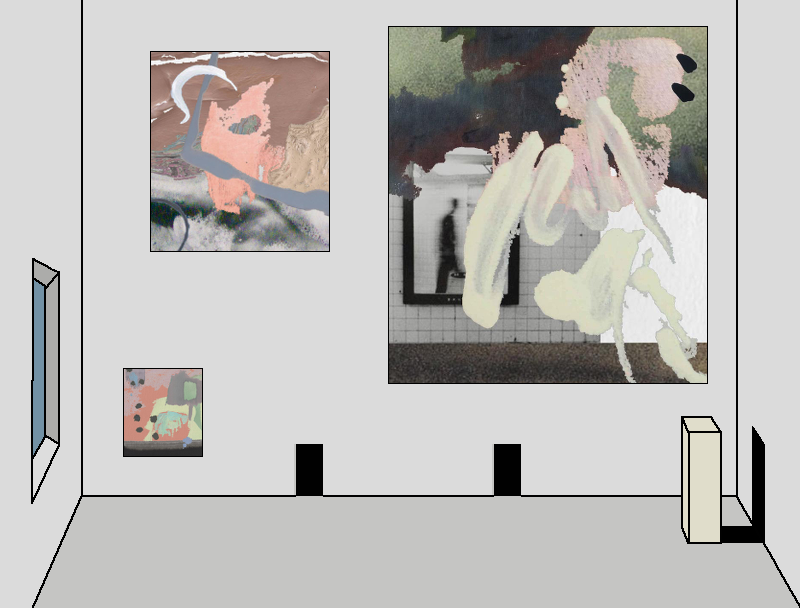
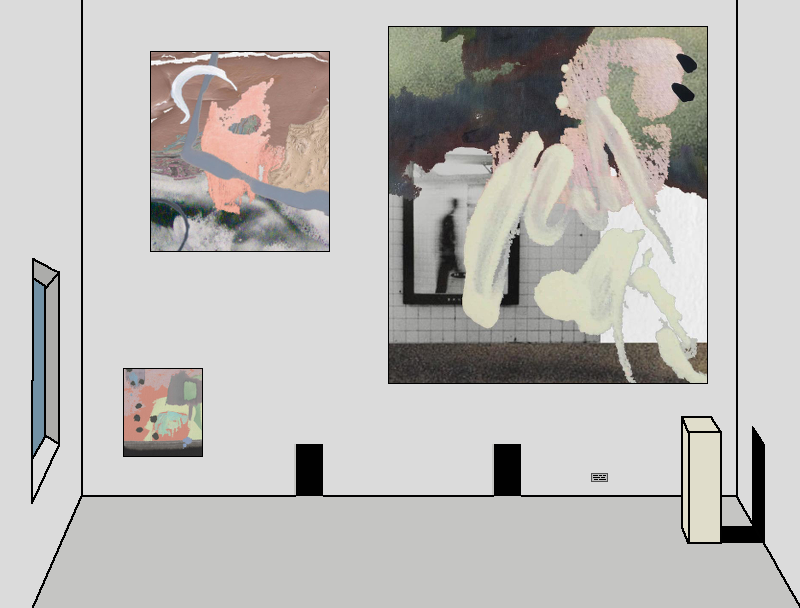
Layered file, before and after one edit (800x608). Changes by layer:
painted on "viewing1.png" over (591, 473, 608, 482)
